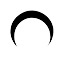
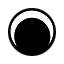
Layers edited between the first and the second 64 × 64 image:
painted on "crescent" over [10, 10, 54, 48]
painted on "inner" over [8, 8, 56, 56]
